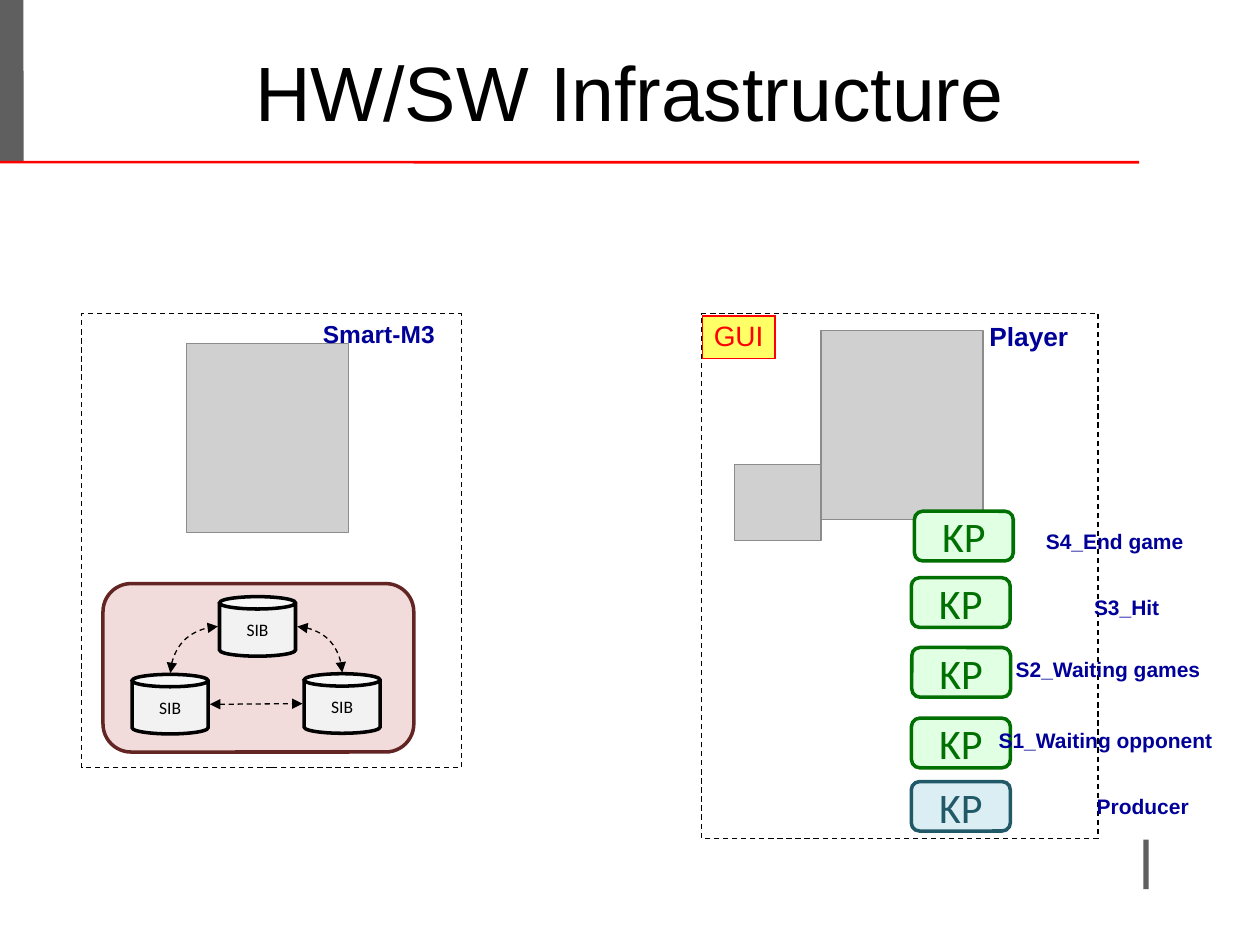
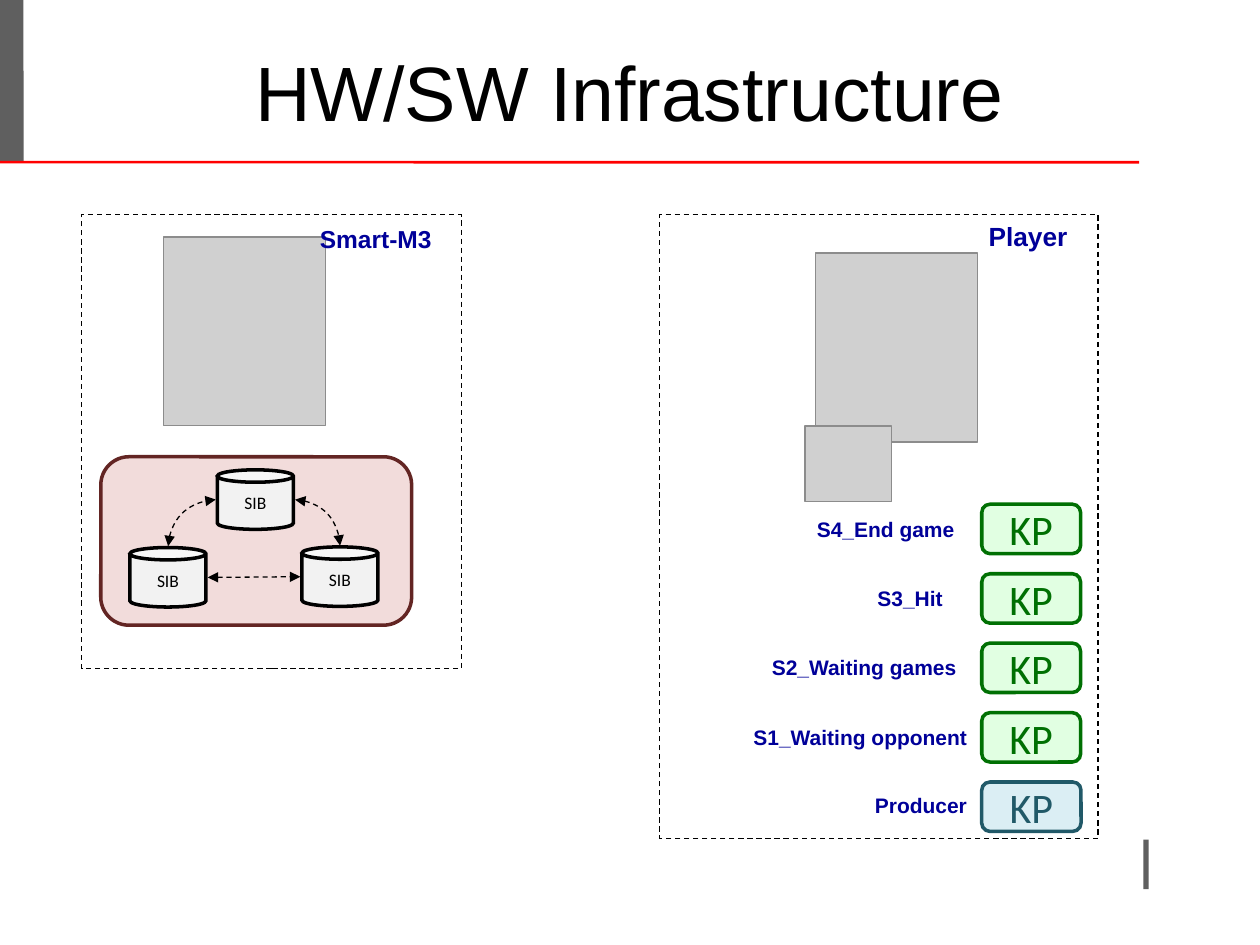
Before and after one commit to LeoIannacone/Rock-Paper-Scissors-Lizard-Spock, a slide deck: slide 5 of doc/ProjectTemplate.ppt. Drawn at 1260x945 pixels with LibreOffice and Linux fonts; fonts in the diff are those of the drawing; grey boxes stand for pictures; background and template pictures are left out. Boxes give left, top, right and bottom in pixels: in the first picture for what was removed or moved away, otherwise in the second. Text is boxed around its words. In the diff, an @@ line names an element or a change of style, - is before the commit and + after.

Commit message:
updated presentation ppt and added some screenshot for single slide presentation

```diff
--- a/doc/ProjectTemplate.ppt
+++ b/doc/ProjectTemplate.ppt
@@ rectangle: place and size @@
-rectangle at <box>82,314,461,767</box>
+rectangle at <box>82,214,461,668</box>
@@ picture: place and size @@
-picture at <box>186,344,349,533</box>
+picture at <box>164,237,326,426</box>
@@ text "Smart-M3": place and size @@
-text "Smart-M3" at <box>323,326,435,349</box>
+text "Smart-M3" at <box>320,231,432,254</box>
@@ rectangle: place and size @@
-rectangle at <box>702,314,1099,838</box>
+rectangle at <box>660,214,1099,838</box>
@@ text "Player": place and size @@
-text "Player" at <box>989,327,1068,351</box>
+text "Player" at <box>989,227,1068,252</box>
@@ picture: place and size @@
-picture at <box>735,465,822,541</box>
+picture at <box>815,253,978,442</box>
@@ rectangle removed at <box>702,316,775,359</box> @@
-GUI
@@ picture: place and size @@
-picture at <box>822,330,984,519</box>
+picture at <box>805,426,892,501</box>
@@ cylinder "SIB": place and size @@
-cylinder "SIB" at <box>304,674,379,733</box>
+cylinder "SIB" at <box>218,470,294,529</box>
@@ 2 curved double arrows, 1 cylinder, 1 rounded rectangle, 1 double arrow: place and size @@
-2 curved double arrows, 1 cylinder, 1 rounded rectangle, 1 double arrow at <box>103,583,415,752</box>
+2 curved double arrows, 1 cylinder, 1 rounded rectangle, 1 double arrow at <box>101,457,412,626</box>
@@ rounded rectangle "KP": place and size @@
-rounded rectangle "KP" at <box>915,512,1013,561</box>
+rounded rectangle "KP" at <box>982,504,1080,553</box>
@@ text "S4_End game": place and size @@
-text "S4_End game" at <box>1046,533,1184,554</box>
+text "S4_End game" at <box>817,521,955,541</box>
@@ cylinder "SIB": place and size @@
-cylinder "SIB" at <box>219,597,295,656</box>
+cylinder "SIB" at <box>302,547,378,606</box>
@@ text "S3_Hit": place and size @@
-text "S3_Hit" at <box>1094,598,1159,618</box>
+text "S3_Hit" at <box>877,590,942,609</box>
@@ text "S2_Waiting games": place and size @@
-text "S2_Waiting games" at <box>1016,660,1200,681</box>
+text "S2_Waiting games" at <box>772,659,956,680</box>
@@ text "S1_Waiting opponent": place and size @@
-text "S1_Waiting opponent" at <box>999,731,1212,752</box>
+text "S1_Waiting opponent" at <box>753,729,966,750</box>
@@ 3 rounded rectangles: place and size @@
-3 rounded rectangles at <box>911,578,1011,767</box>
+3 rounded rectangles at <box>982,573,1080,762</box>
@@ text "Producer": place and size @@
-text "Producer" at <box>1097,797,1189,816</box>
+text "Producer" at <box>875,797,967,814</box>
@@ rounded rectangle "KP": place and size @@
-rounded rectangle "KP" at <box>911,781,1011,830</box>
+rounded rectangle "KP" at <box>982,782,1081,832</box>
```
Also in this commit, not shown: 12 other slides changed, 8 other files.
